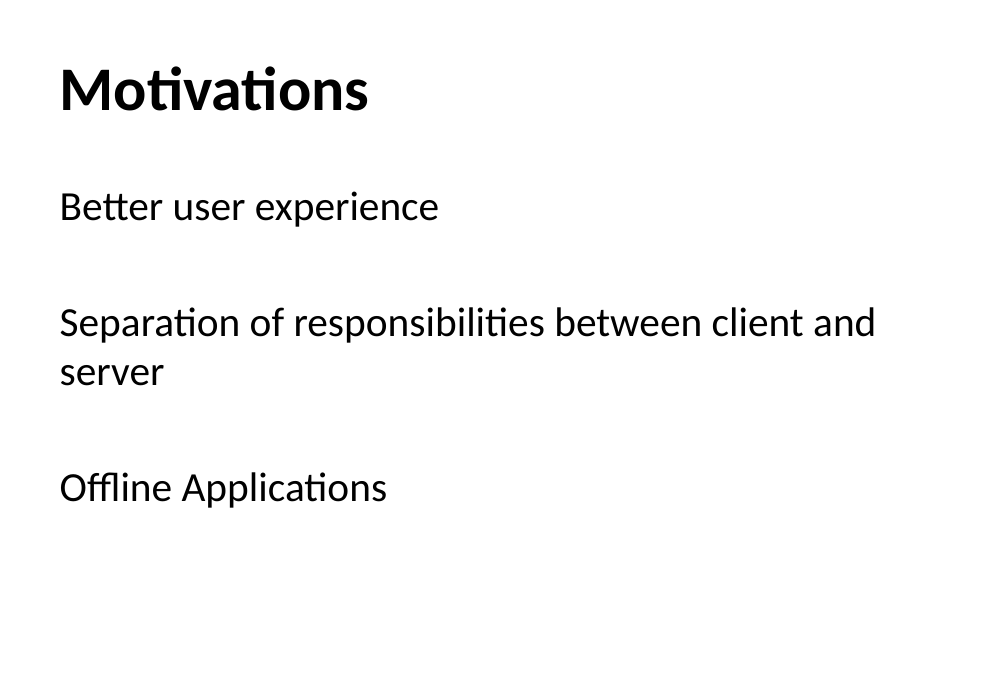
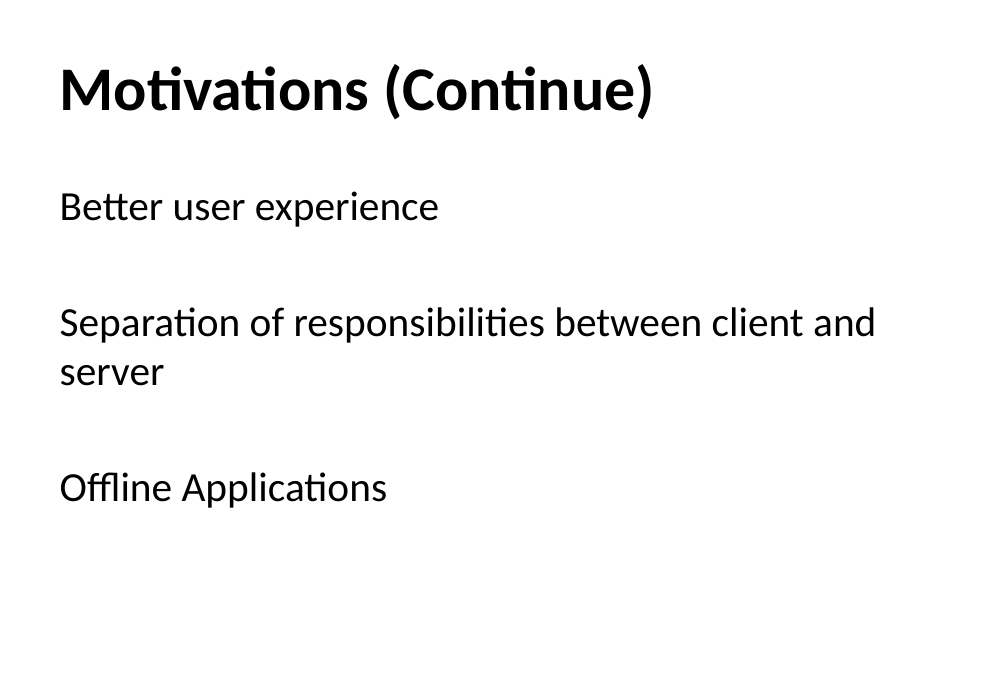
Before and after one commit to monica85rodrigues/presentation-netponto-spa, a slide deck: slide 10 of Relax, it's SPA time.pptx (slide 8 before the commit). Drawn at 1008x698 pixels with LibreOffice and Linux fonts; fonts in the diff are those of the drawing; background and template pictures are left out. Boxes give left, top, right and bottom in pixels: in the first picture for what was removed or moved away, otherwise in the second. Text is boxed around its words. In the diff, an @@ line names an element or a change of style, - is before the commit and + after.

```diff
--- a/Relax, it's SPA time.pptx
+++ b/Relax, it's SPA time.pptx
@@ title at (60, 64, 655, 120): text changed @@
-Motivations
+Motivations (Continue)
```
Also in this commit, not shown: 8 other slides changed, 12 slides added, 1 slide removed, 4 other files.
